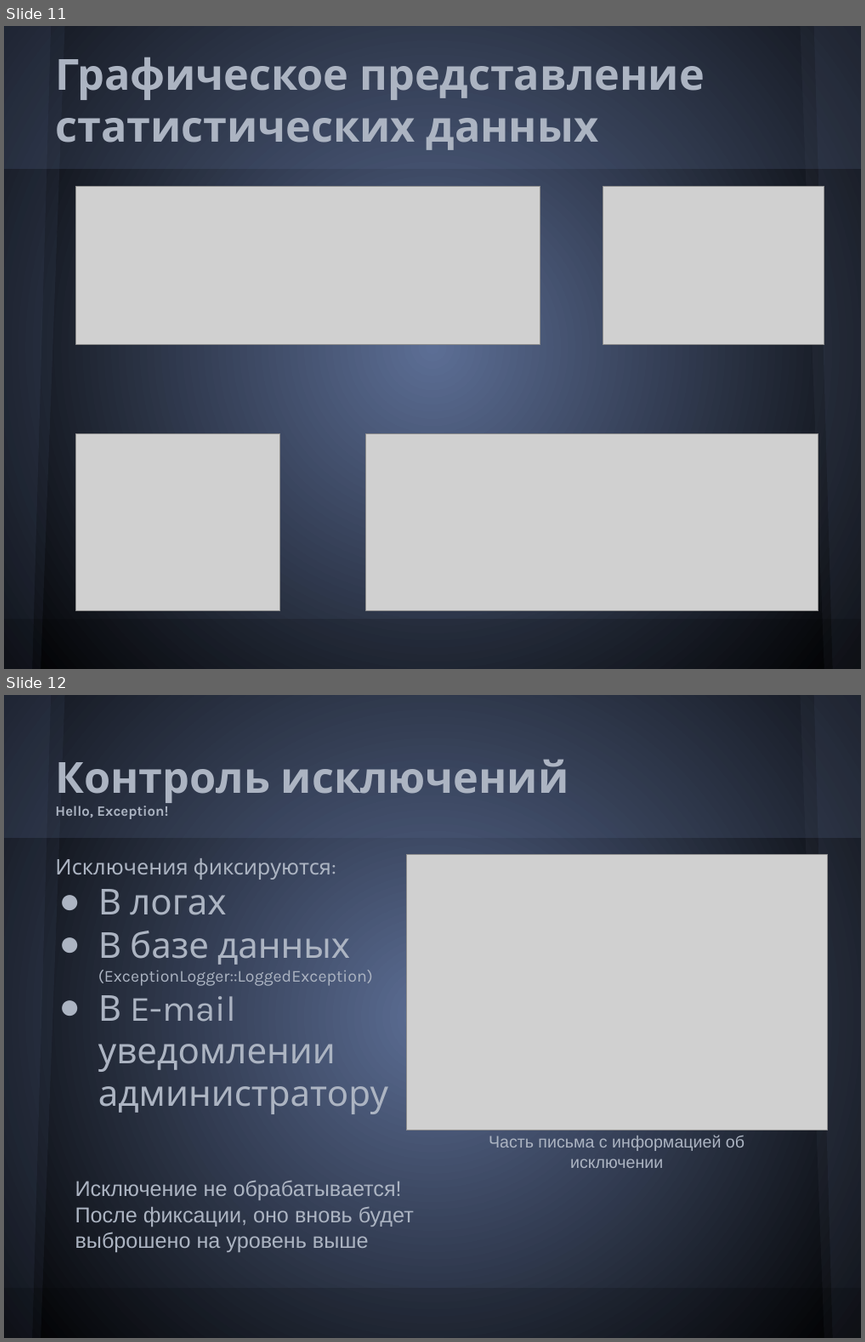
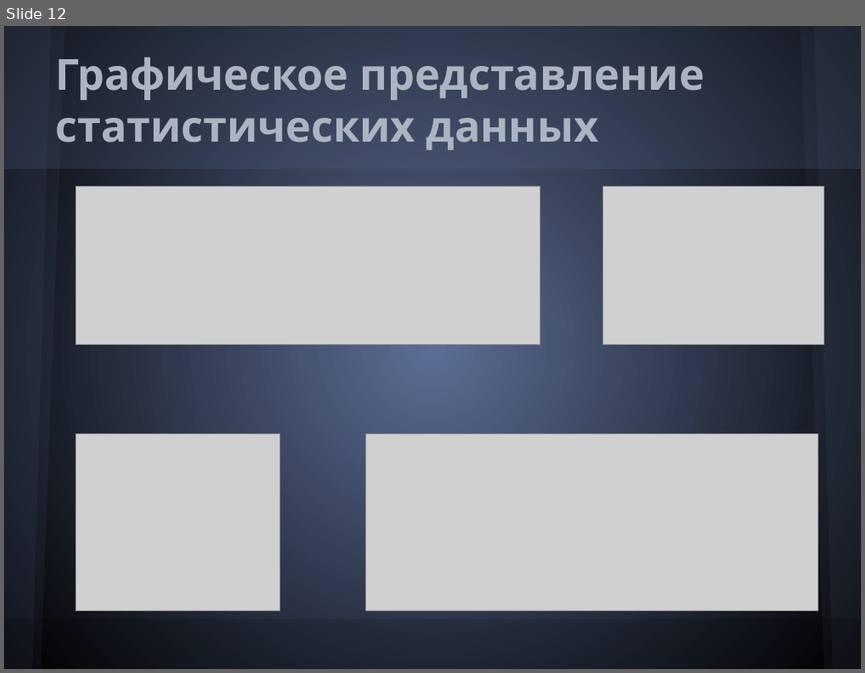
Before and after one commit to Melancholic/Coordinate-reports, a slide deck: Презентация.pptx. Shown one above the other, each under a label of ours: slides 11 and 12 before the commit, slide 12 after it. The pictures are 865x1342 and 865x673 pixels, drawn with LibreOffice and Linux fonts; fonts in the diff are those of the drawing; grey boxes stand for pictures. Boxes give left, top, right and bottom in pixels: in the first picture for what was removed or moved away, otherwise in the second. Text is boxed around its words. In the diff, an @@ line names an element or a change of style, - is before the commit and + after.

```diff
--- a/Презентация.pptx
+++ b/Презентация.pptx
@@ slide 12 removed at box(4, 695, 861, 1338), background gradient #5C6E95 to #000000; not listed: 6 template elements that a slide beside it also shows @@
@@ title removed at box(55, 760, 568, 819) @@
-Контроль исключений
-Hello, Exception!
@@ text removed at box(55, 858, 388, 1116) @@
-Исключения фиксируются:
-● В логах
-● В базе данных (ExceptionLogger::LoggedException)
-● В E-mail уведомлении администратору
@@ picture removed at box(407, 854, 828, 1130) @@
@@ text removed at box(488, 1134, 744, 1168) @@
-Часть письма с информацией об исключении
@@ text removed at box(75, 1180, 414, 1252) @@
-Исключение не обрабатывается!
-После фиксации, оно вновь будет выброшено на уровень выше
@@ what was slide 11 is now slide 12 @@
```
Also in this commit, not shown: 2 slides changed, 4 slides added, 5 other slides removed, 4 other files.
